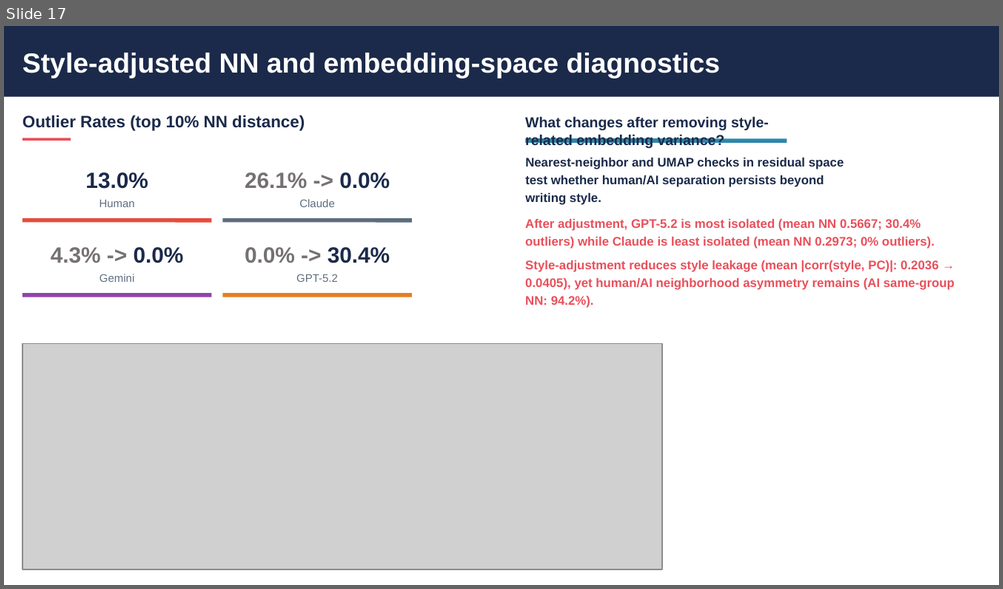
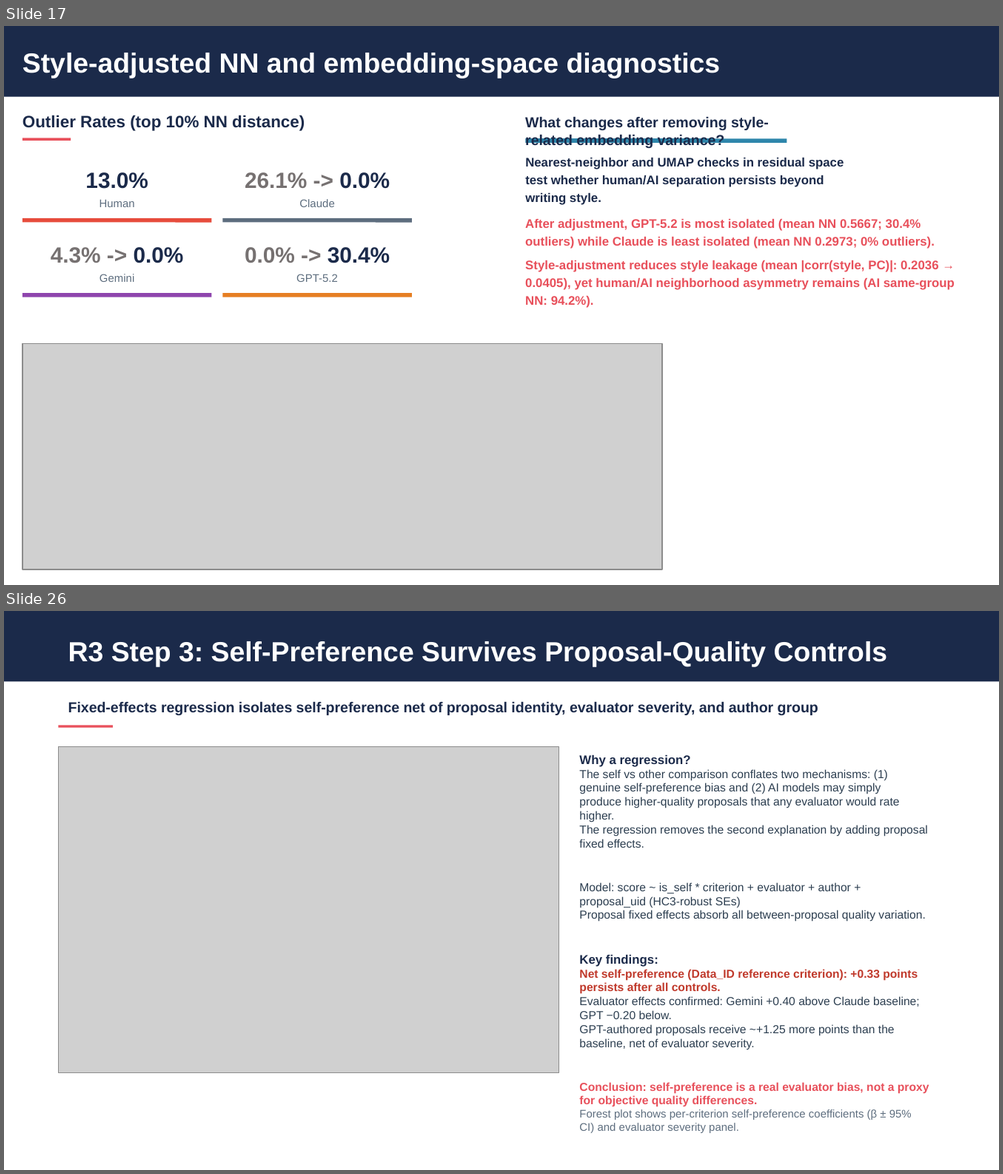
Before and after one commit to eveyhuang/human-AI-proposal, a slide deck: results/diversity_analysis_presentation_baseline_updated_20260218.pptx. Shown one above the other, each under a label of ours: slide 17 before the commit, slides 17 and 26 after it; the slides between them are not shown. The pictures are 1003x589 and 1003x1174 pixels, drawn with LibreOffice and Linux fonts; fonts in the diff are those of the drawing; grey boxes stand for pictures. Boxes give left, top, right and bottom in pixels: in the first picture for what was removed or moved away, otherwise in the second. Text is boxed around its words. In the diff, an @@ line names an element or a change of style, - is before the commit and + after.

Commit message:
fix errors in compare proposals and update quality to slides

```diff
--- a/results/diversity_analysis_presentation_baseline_updated_20260218.pptx
+++ b/results/diversity_analysis_presentation_baseline_updated_20260218.pptx
@@ slide 26 added at (x1=4, y1=611, x2=999, y2=1170), background #FFFFFF @@
@@ rectangle added at (x1=4, y1=611, x2=999, y2=681), fill #1B2A4A @@
@@ text added at (x1=68, y1=641, x2=888, y2=667), 20 pt, text #FFFFFF, bold @@
+R3 Step 3: Self-Preference Survives Proposal-Quality Controls
@@ text added at (x1=68, y1=701, x2=818, y2=715), 10.5 pt, text #1B2A4A, bold @@
+Fixed-effects regression isolates self-preference net of proposal identity, evaluator severity, and author group
@@ rectangle added at (x1=59, y1=726, x2=114, y2=729), fill #E8505B @@
@@ picture added at (x1=59, y1=747, x2=559, y2=1073) @@
@@ text added at (x1=579, y1=755, x2=929, y2=1133), 8.4 pt, text #2C3E50 @@
+Why a regression?
+The self vs other comparison conflates two mechanisms: (1) genuine self-preference bias and (2) AI models may simply
+produce higher-quality proposals that any evaluator would rate higher.
+The regression removes the second explanation by adding proposal fixed effects.
+Model: score ~ is_self * criterion + evaluator + author + proposal_uid (HC3-robust SEs)
+Proposal fixed effects absorb all between-proposal quality variation.
+Key findings:
+Net self-preference (Data_ID reference criterion): +0.33 points persists after all controls.
+Evaluator effects confirmed: Gemini +0.40 above Claude baseline; GPT −0.20 below.
+GPT-authored proposals receive ~+1.25 more points than the baseline, net of evaluator severity.
+Conclusion: self-preference is a real evaluator bias, not a proxy for objective quality differences.
+Forest plot shows per-criterion self-preference coefficients (β ± 95% CI) and evaluator severity panel.
```
Also in this commit, not shown: 12 other slides added, 2 slides removed, 19 other files.
